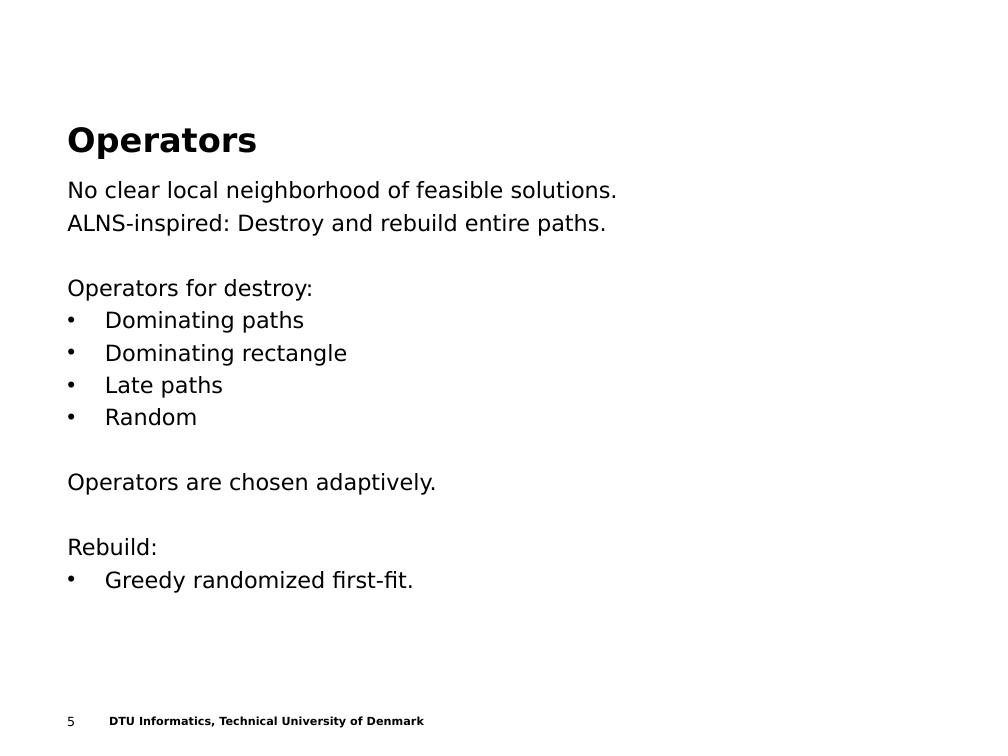
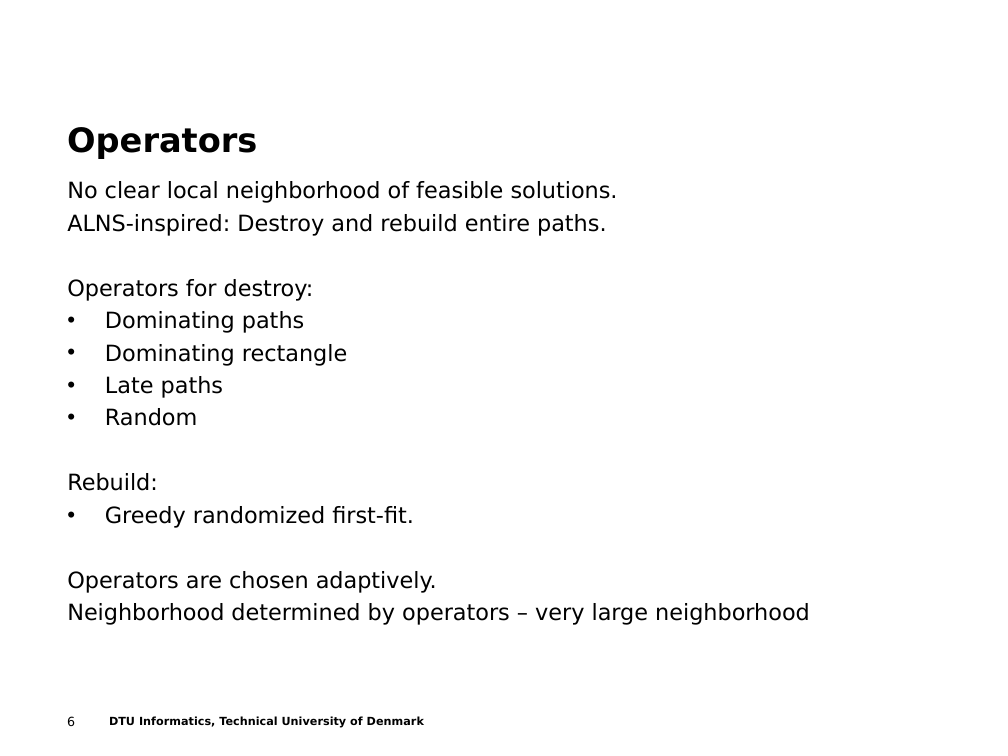
Before and after one commit to t-crest/poseidon, a slide deck: slide 6 of Report/eume_presentation.ppt (slide 5 before the commit). Drawn at 1008x756 pixels with LibreOffice and Linux fonts; fonts in the diff are those of the drawing; background and template pictures are left out. Boxes give left, top, right and bottom in pixels: in the first picture for what was removed or moved away, otherwise in the second. Text is boxed around its words. In the diff, an @@ line names an element or a change of style, - is before the commit and + after.

```diff
--- a/Report/eume_presentation.ppt
+++ b/Report/eume_presentation.ppt
@@ text at <box>67,473,437,495</box>: paragraph removed @@
-Operators are chosen adaptively.
@@ text at <box>67,571,810,625</box>: paragraphs added @@
+Operators are chosen adaptively.
+Neighborhood determined by operators – very large neighborhood
@@ page number at <box>67,716,75,726</box>: text changed @@
-5
+6
```
Also in this commit, not shown: 10 other slides changed.
